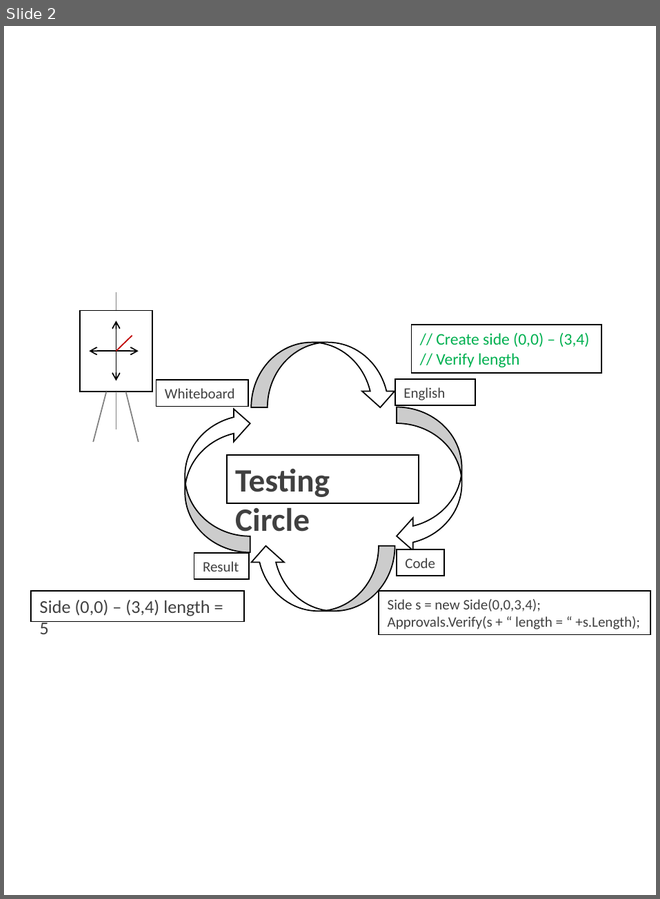
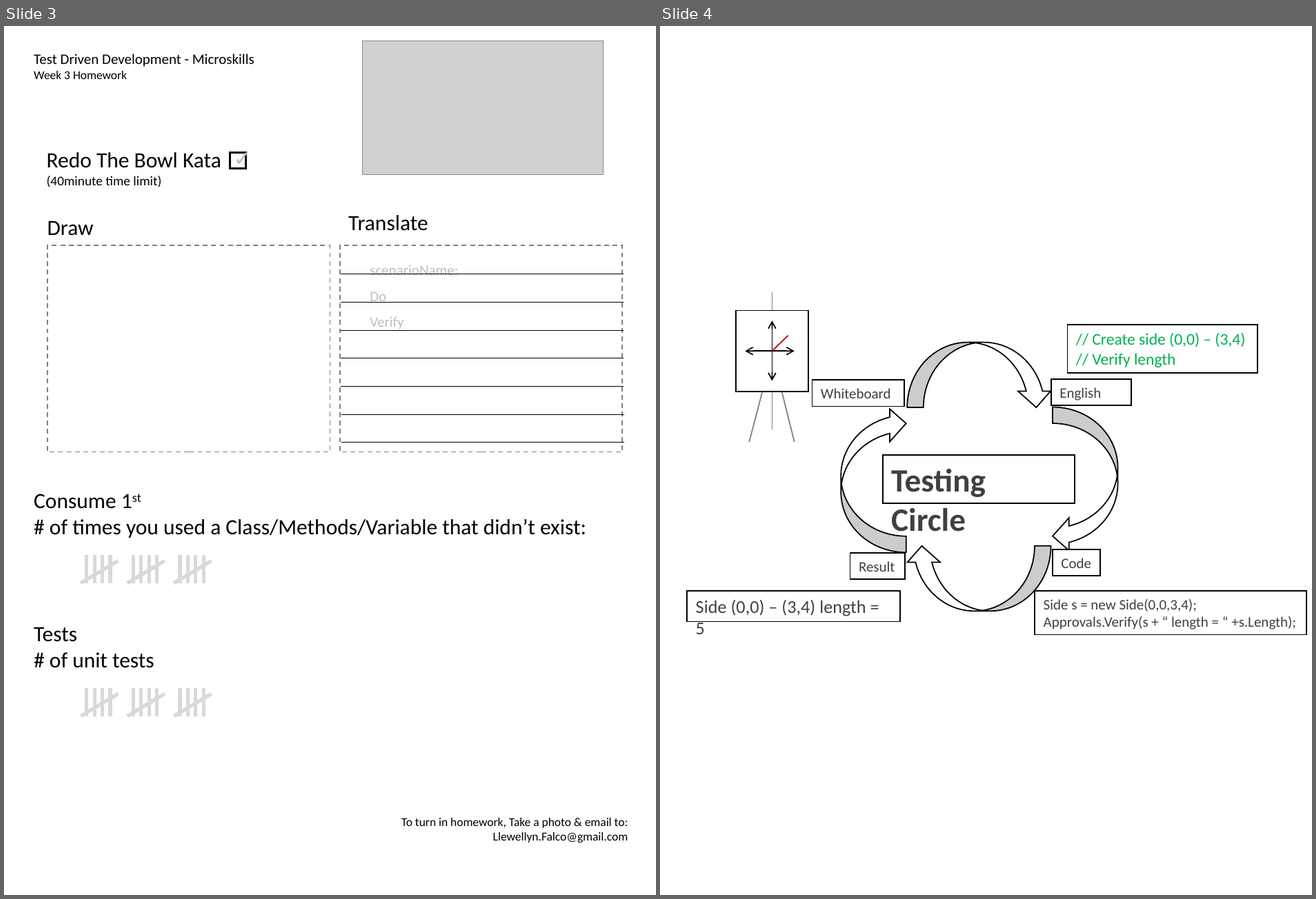
Before and after one commit to isidore/TestDrivenDevelopmentClass.Slides, a slide deck: Homework Printouts.pptx. Shown side by side, each under a label of ours: slide 2 before the commit, slides 3 and 4 after it. The pictures are 660x899 and 1316x899 pixels, drawn with LibreOffice and Linux fonts; fonts in the diff are those of the drawing; grey boxes stand for pictures. Boxes give left, top, right and bottom in pixels: in the first picture for what was removed or moved away, otherwise in the second. Text is boxed around its words. In the diff, an @@ line names an element or a change of style, - is before the commit and + after.

Commit message:
week 2

```diff
--- a/Homework Printouts.pptx
+++ b/Homework Printouts.pptx
@@ slide 3 added at (4, 26, 656, 895), background #FFFFFF @@
@@ picture added at (362, 40, 603, 174) @@
@@ text added at (34, 54, 254, 79), 12 pt, text #000000 @@
+Test Driven Development - Microskills
+Week 3 Homework
@@ text added at (225, 141, 272, 176), 18 pt, text #BFBFBF @@
+✓
@@ text added at (47, 152, 221, 187), 11 pt, text #000000 @@
+Redo The Bowl Kata
+(40minute time limit)
@@ rectangle added at (230, 153, 247, 170), outline #000000 1.5 pt @@
@@ text added at (47, 221, 94, 236), 18 pt, text #000000 @@
+Draw
@@ text added at (348, 215, 428, 231), 18 pt, text #000000 @@
+Translate
@@ rectangle added at (47, 246, 330, 453), outline #808080 1 pt dashed @@
@@ group added at (339, 246, 624, 453): 7 lines, 1 rectangle, 1 text @@
+scenarioName:
+Do
+Verify
@@ text added at (34, 494, 586, 538), 18 pt, text #000000 @@
+Consume 1st
+# of times you used a Class/Methods/Variable that didn’t exist:
@@ group added at (81, 555, 118, 584): 5 lines @@
@@ group added at (128, 555, 165, 584): 5 lines @@
@@ group added at (174, 555, 211, 584): 5 lines @@
@@ text added at (34, 627, 154, 668), 18 pt, text #000000 @@
+Tests
+# of unit tests
@@ group added at (81, 688, 118, 716): 5 lines @@
@@ group added at (128, 688, 165, 716): 5 lines @@
@@ group added at (174, 688, 211, 716): 5 lines @@
@@ text added at (401, 818, 628, 843), 10 pt, text #000000 @@
+To turn in homework, Take a photo & email to:
+Llewellyn.Falco@gmail.com
@@ what was slide 2 is now slide 4 @@
```
Also in this commit, not shown: 1 other slide added, 3 slides removed, 5 other files.
